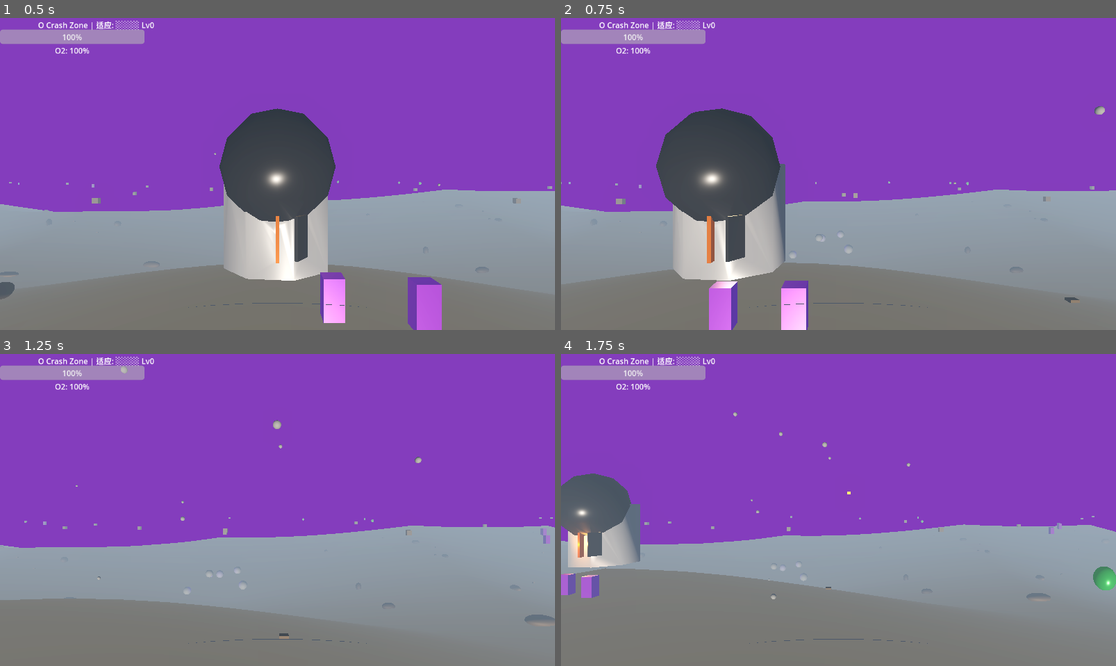
Above: before the commit, frames 1-4 (two rows, left to right).
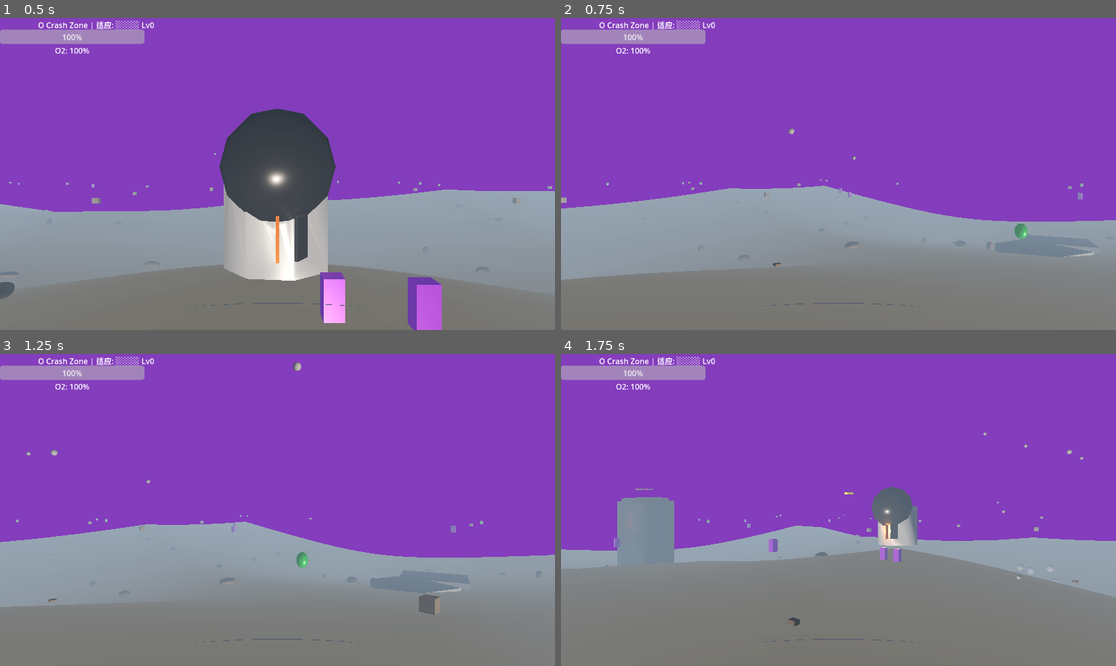
Above: after the commit, the same moments.

Repository: qnctx/star-abyss-game
Game: Godot game, scene res://scenes/main.tscn
The game is run twice, just before and just after one commit, with the same random seed, the same clock (stepped at 60 frames per second) and the same inputs.
Inputs (mouse positions are in pixels of both pictures, inside the frame that each line leads up to):
- Up to frame 1 (0.5 s): no input
- Up to frame 2 (0.75 s): move the mouse to (960, 158) at 0.52 s; hold D (move_right) from 0.53 s (still down); hold E (interact) from 0.53 s (still down)
- Up to frame 3 (1.25 s): keep holding D (move_right); keep holding E (interact)
- Up to frame 4 (1.75 s): move the mouse to (727, 525) at 1.27 s; release D (move_right) at 1.28 s; release E (interact) at 1.28 s; hold S (move_back) from 1.28 s (still down); click (727, 525) at 1.35 s

Frame 1 is identical in both runs. In frame 2, 17% of the frame differs, in the area x 0-100%, y 28-100%; in frame 3, 8.3%; in frame 4, 16%.

Commit message:
Add mouse look: rotate player body with mouse movement for first-person camera control

Diff:
--- a/src/scripts/player.gd
+++ b/src/scripts/player.gd
@@ -4,6 +4,7 @@
 @export var sprint_speed: float = 12.0
 @export var oxygen_drain_rate: float = 0.556  # 基础耗氧：180秒耗尽
 @export var sprint_drain_rate: float = 0.778   # 冲刺耗氧：约130秒耗尽
+@export var mouse_sensitivity: float = 0.003
 
 const WORLD_HALF: float = 50.0  # 100x100 terrain boundary (half of 100)
 const STUCK_VELOCITY_THRESHOLD: float = 0.5  # Below this velocity считается "застрял"
@@ -20,6 +21,14 @@
 
 func _ready():
 	oxygen_changed.emit()
+	# Capture mouse for first-person look
+	Input.set_mouse_mode(Input.MOUSE_MODE_CAPTURED)
+
+
+func _input(event: InputEvent):
+	# Mouse look — rotate player body around Y axis
+	if event is InputEventMouseMotion and Input.get_mouse_mode() == Input.MOUSE_MODE_CAPTURED:
+		rotate_y(-event.relative.x * mouse_sensitivity)
 
 
 func _physics_process(delta):
